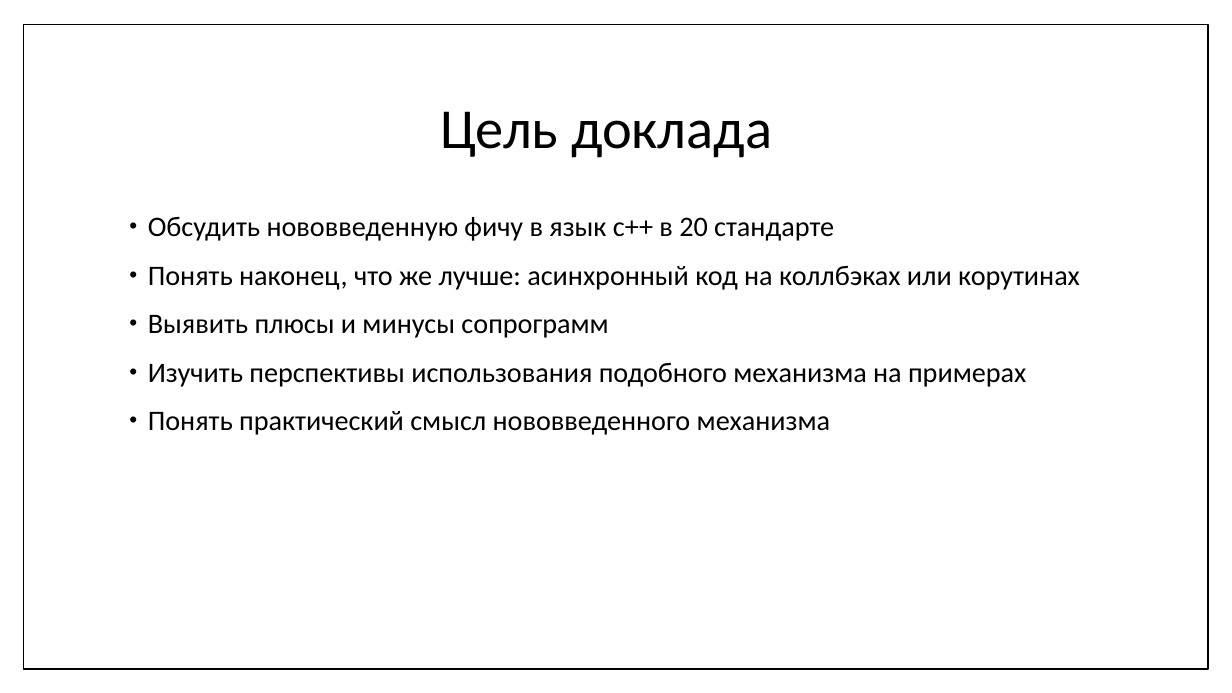
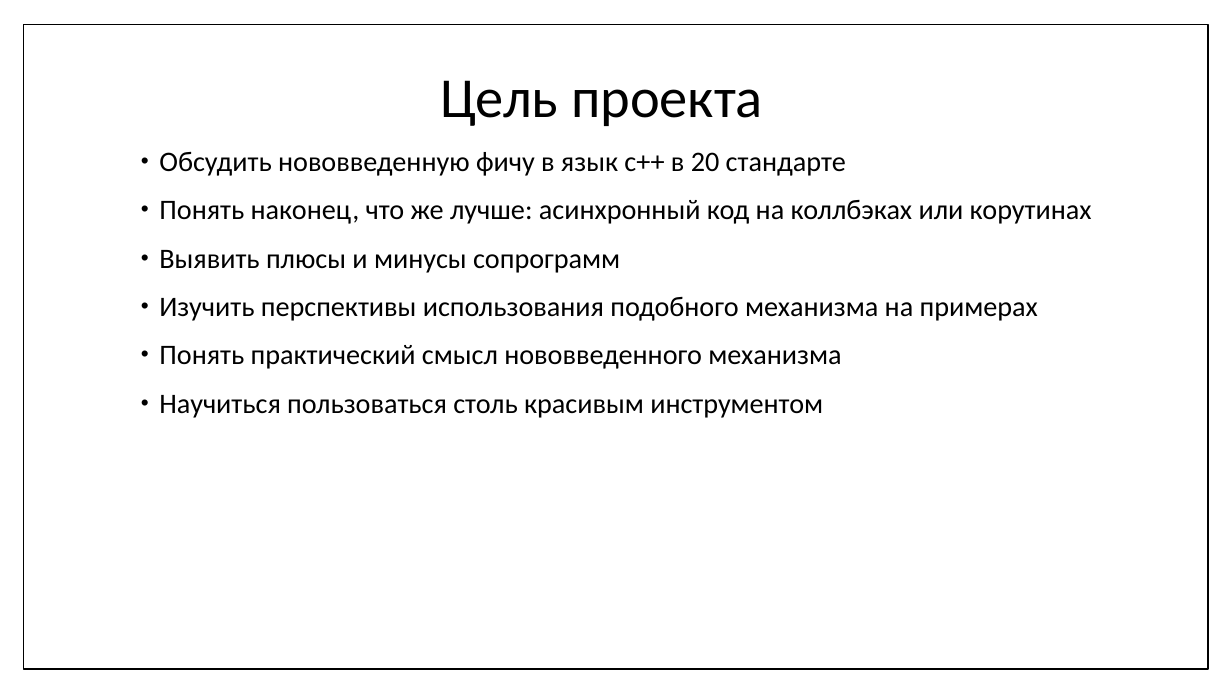
Before and after one commit to f0rmul/presentations, a slide deck: slide 2 of coro_present/coro.pptx. Drawn at 1232x693 pixels with LibreOffice and Linux fonts; fonts in the diff are those of the drawing. Boxes give left, top, right and bottom in pixels: in the first picture for what was removed or moved away, otherwise in the second. Text is boxed around its words. In the diff, an @@ line names an element or a change of style, - is before the commit and + after.

Commit message:
v3

```diff
--- a/coro_present/coro.pptx
+++ b/coro_present/coro.pptx
@@ title at (440, 80, 763, 126): text changed @@
-Цель доклада
+Цель проекта
@@ text "Обсудить нововведенную фичу в язык ...": place and size @@
-text "Обсудить нововведенную фичу в язык ..." at (148, 217, 1080, 435)
+text "Обсудить нововведенную фичу в язык ..." at (159, 151, 1092, 418)
@@ text at (159, 395, 823, 418): paragraph added @@
+• Научиться пользоваться столь красивым инструментом
```
Also in this commit, not shown: 1 other slide changed, 1 slide added.
